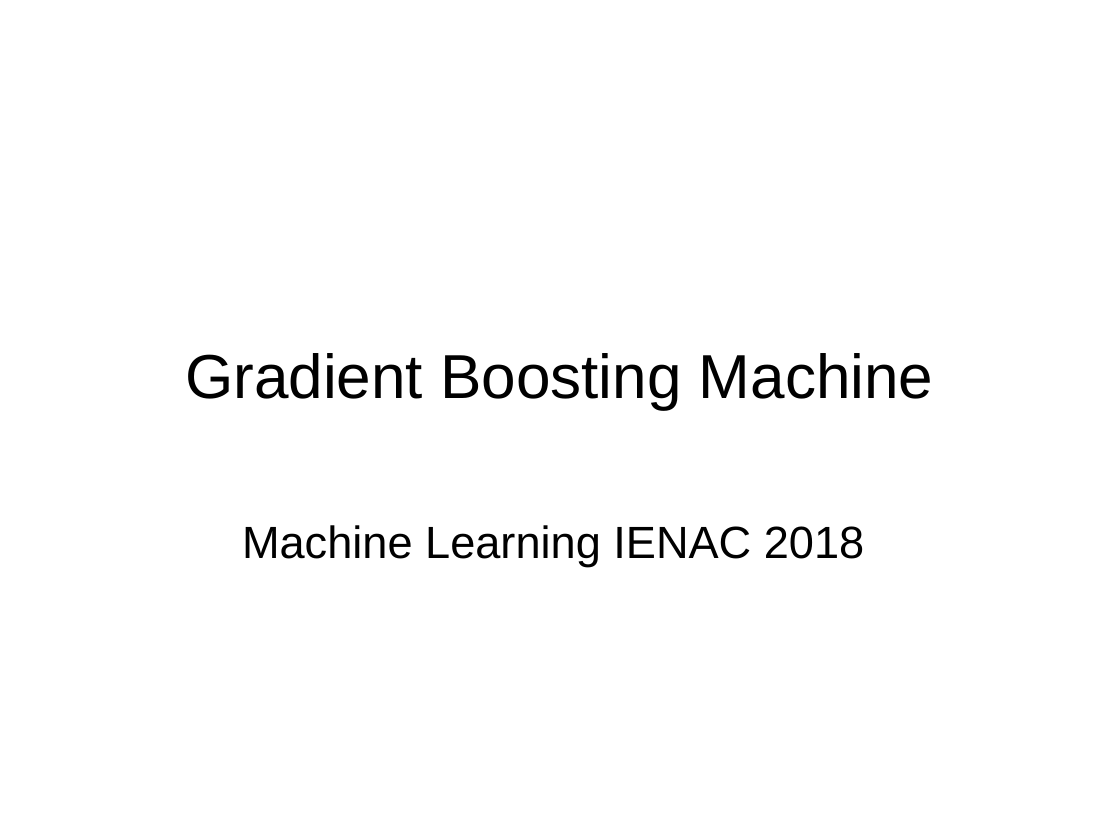
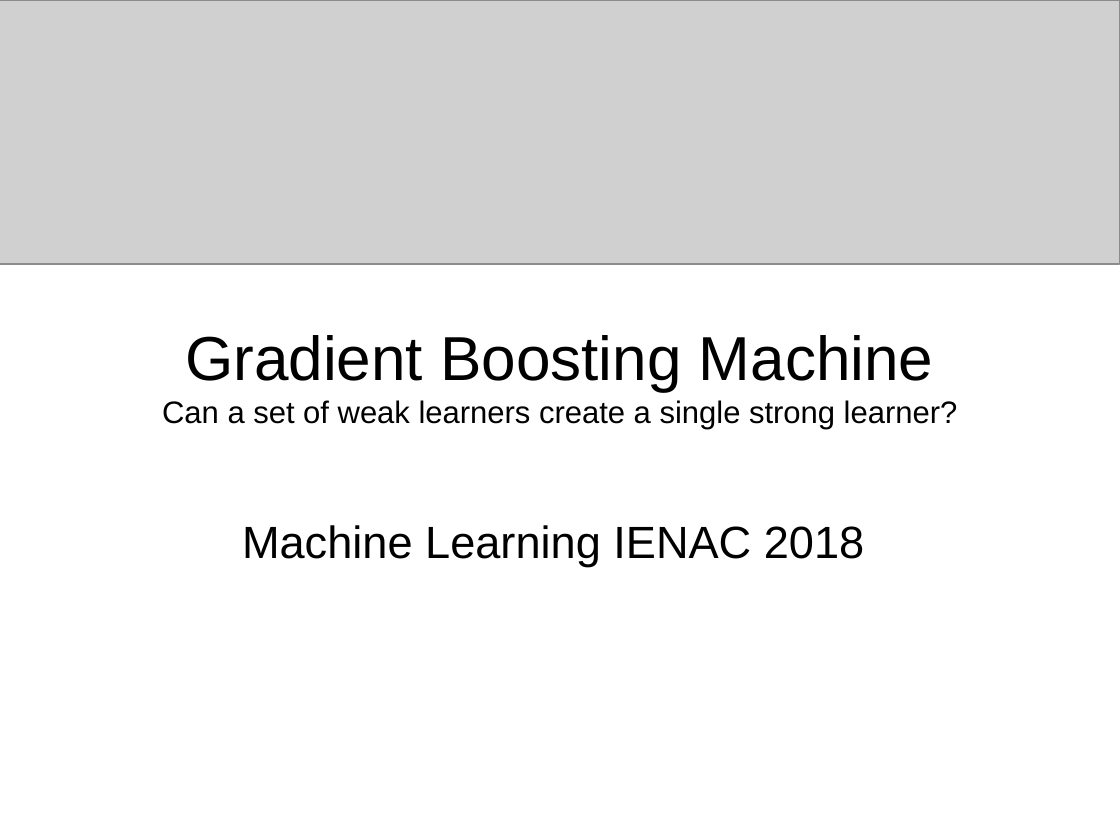
Before and after one commit to kad15/GBM, a slide deck: slide 1 of GBM_kad.odp. Drawn at 1120x840 pixels with LibreOffice and Linux fonts; fonts in the diff are those of the drawing; grey boxes stand for pictures; background and template pictures are left out. Boxes give left, top, right and bottom in pixels: in the first picture for what was removed or moved away, otherwise in the second. Text is boxed around its words. In the diff, an @@ line names an element or a change of style, - is before the commit and + after.

```diff
--- a/GBM_kad.odp
+++ b/GBM_kad.odp
@@ picture added at (x1=0, y1=0, x2=1120, y2=264) @@
@@ title at (x1=162, y1=335, x2=958, y2=429): text changed; size 44 to 22 pt @@
-Gradient Boosting Machine
+Gradient Boosting Machine
+Can a set of weak learners create a single strong learner?
```
Also in this commit, not shown: 3 other slides changed, 4 slides added, 1 other file.
